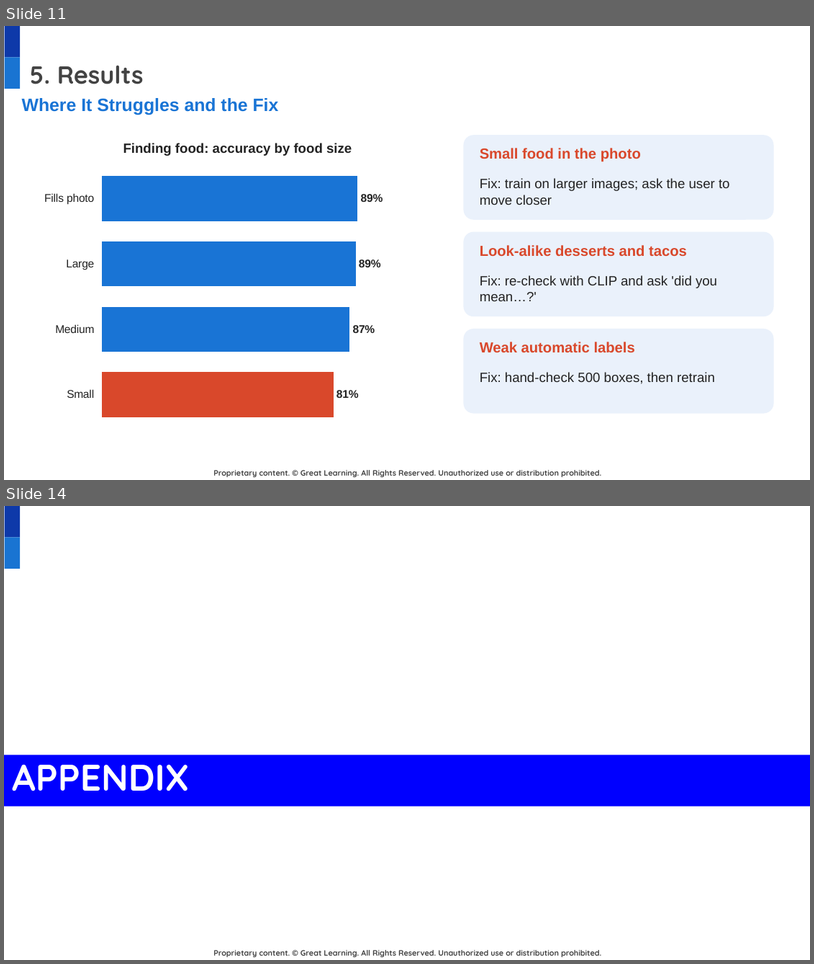
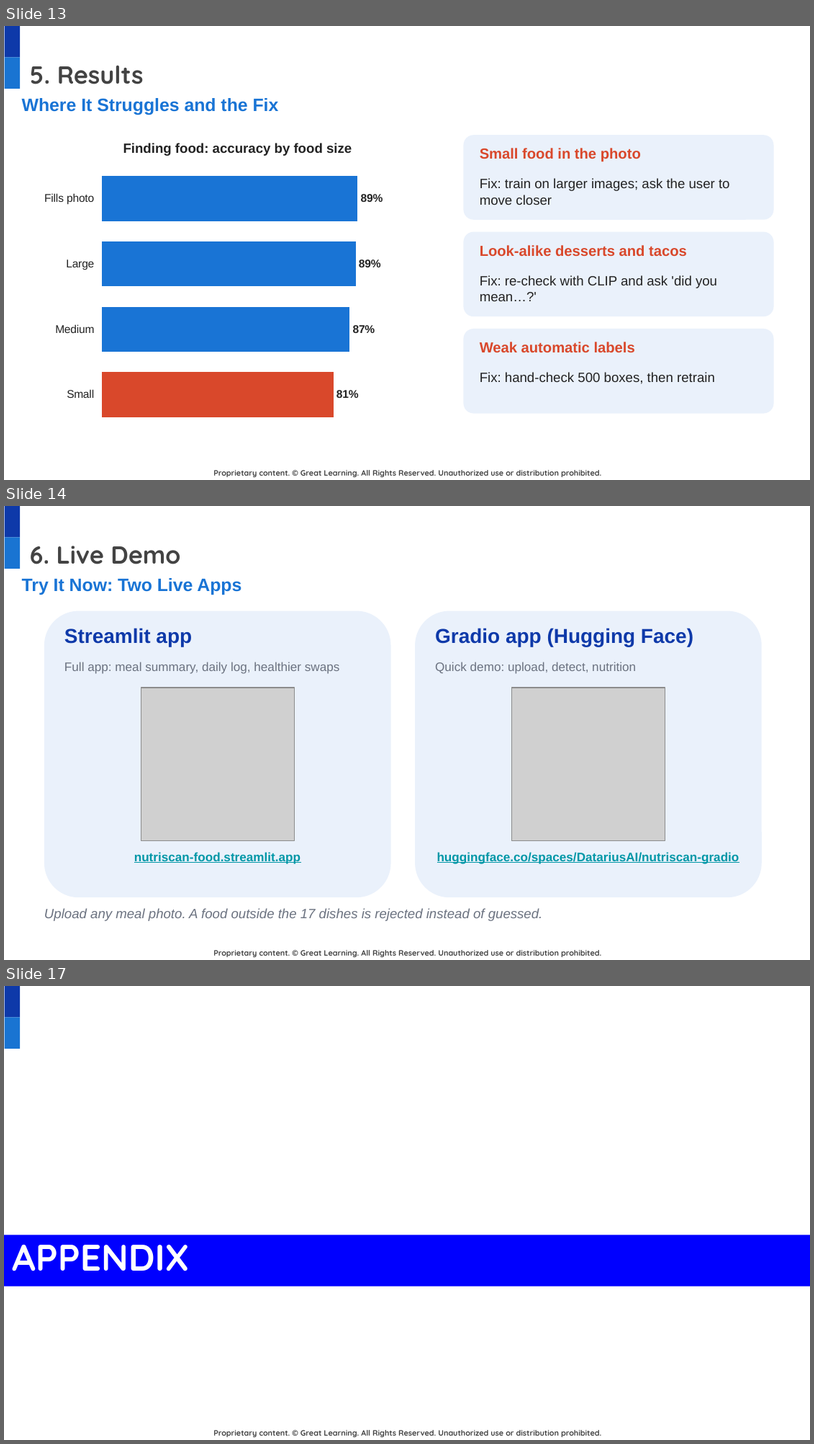
Before and after one commit to DatariusAI/nutriscan-food-detection, a slide deck: docs/NutriScan_Final_Presentation.pptx. Shown one above the other, each under a label of ours: slides 11 and 14 before the commit, slides 13, 14 and 17 after it; the slides between them are not shown. The pictures are 814x964 and 814x1444 pixels, drawn with LibreOffice and Linux fonts; fonts in the diff are those of the drawing; grey boxes stand for pictures; background and template pictures are left out. Boxes give left, top, right and bottom in pixels: in the first picture for what was removed or moved away, otherwise in the second. Text is boxed around its words. In the diff, an @@ line names an element or a change of style, - is before the commit and + after.

```diff
--- a/docs/NutriScan_Final_Presentation.pptx
+++ b/docs/NutriScan_Final_Presentation.pptx
@@ slide 14 added at [4, 506, 810, 960], background #FFFFFF; not listed: 3 template elements that a slide beside it also shows @@
@@ title added at [30, 546, 180, 564], 22 pt, text #434343, bold @@
+6. Live Demo
@@ text added at [22, 578, 242, 595], 16 pt, text #1974D5, bold @@
+Try It Now: Two Live Apps
@@ rounded rectangle added at [44, 611, 391, 897], fill #EAF1FB @@
@@ rounded rectangle added at [415, 611, 762, 897], fill #EAF1FB @@
@@ text added at [64, 628, 192, 646], 18 pt, text #0E39A9, bold @@
+Streamlit app
@@ text added at [435, 628, 694, 646], 18 pt, text #0E39A9, bold @@
+Gradio app (Hugging Face)
@@ text added at [64, 662, 340, 674], 11 pt, text #6B7280 @@
+Full app: meal summary, daily log, healthier swaps
@@ text added at [435, 662, 636, 674], 11 pt, text #6B7280 @@
+Quick demo: upload, detect, nutrition
@@ picture added at [141, 687, 294, 841] @@
@@ picture added at [512, 687, 665, 841] @@
@@ text added at [134, 852, 301, 864], 11 pt, text #0097A7, bold, underline @@
+nutriscan-food.streamlit.app
@@ text added at [437, 852, 740, 864], 11 pt, text #0097A7, bold, underline @@
+huggingface.co/spaces/DatariusAI/nutriscan-gradio
@@ text added at [44, 908, 543, 921], 12 pt, text #6B7280, italic @@
+Upload any meal photo. A food outside the 17 dishes is rejected instead of guessed.
@@ what was slide 11 is now slide 13 @@
@@ what was slide 14 is now slide 17 @@
```
Also in this commit, not shown: 6 slides changed, 1 other slide added.
